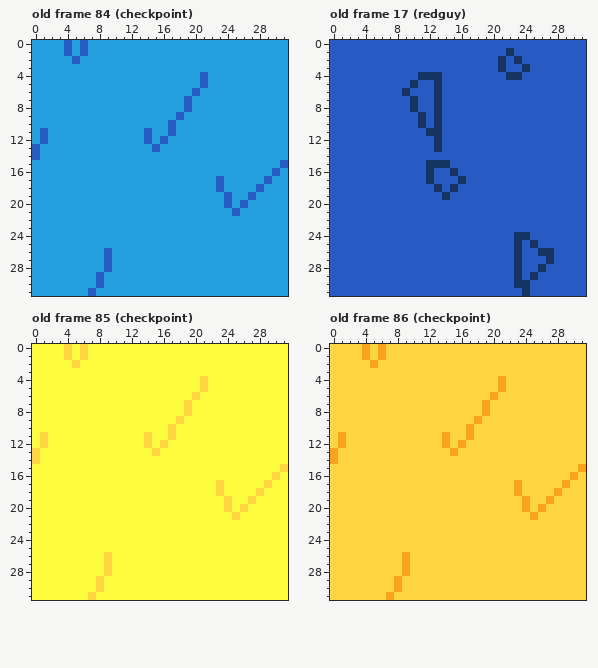
File history of a pixel-art file, ASSETs/graphics/patterns.aseprite. Above: the version before the commit.
32x32 pixels, 130 frames. Shown: old frame 84 (checkpoint), old frame 17 (redguy), old frame 85 (checkpoint), old frame 86 (checkpoint). The commit also changed other frames, which this record leaves out.
After:
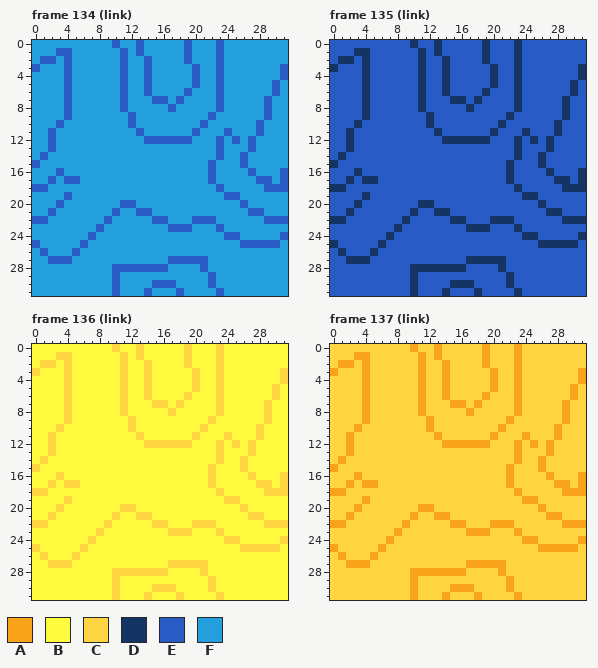
Palette (. is transparent): A #f9a31b  B #fffc40  C #ffd541  D #143464  E #285cc4  F #249fde
A new or re-ordered frame is compared with the old frame closest to it.
What changed:
frames 130 -> 141
Changed rows in their new state; - is an unchanged pixel.
Frame 134 (link) is new; against old frame 84 (checkpoint):
first column x 0:
 0 ----F-F---E--E-----E---E--------
 1 ---E--F----E-E-----E---E--------
 2 -EE-EF-----E--E----E---E--------
 3 E---E------E--E-----E--E-------E
 4 ----E------E--E-----EF-E-------E
 5 ----E------E--E-----EF-E------E-
 6 ----E------E--E----EF--E------E-
 7 ----E------E---EE-EF---E-----E--
 8 ----E------E-----E-F---E-----E--
 9 ----E-------E-----F---E------E--
10 ---E--------E----F---E------E---
11 -FE----------EF--F--E---E---E---
12 -FE------------E-EEE---E-E-E----
13 F-E------------F-------E---E----
14 FE---------------------E--E-----
15 E---------------------E---E----F
16 ---E------------------E----E--FE
17 --E-EE----------------EF----E--E
18 EE--------------------------FEEE
19 ----E--------------------E-F----
20 ---E-------EE-----------F-------
21 --E-------E--EE----------F-EE---
22 EE-------E-----EE---EEE------EEE
23 --------E--------EEE---E--------
24 -------E----------------EE-----E
25 E-----E-------------------EEEEE-
26 -E---E---F----------------------
27 --EEE----F-------EEEEE----------
28 ---------FEEEEEEE----E----------
29 --------F-E-----------E---------
30 --------F-E----EEE----E---------
31 -------F--E---E---E----E--------
Frame 135 (link) is new; against old frame 17 (redguy):
first column x 0:
 0 ----------D--D-----D---D--------
 1 ---DD------D-D-----D--ED--------
 2 -DD-D------D--D----D-E----------
 3 D---D------D--D-----DE-DE------D
 4 ----D-------EED-----D-E--------D
 5 ----D-----ED-ED-----D--D------D-
 6 ----D----E-D-ED----D---D------D-
 7 ----D-----ED-E-DD-D----D-----D--
 8 ----D-----ED-E---D-----D-----D--
 9 ----D------EDE--------D------D--
10 ---D-------EDE-------D------D---
11 --D---------E-------D---D---D---
12 --D----------EDDDDDD---D-D-D----
13 --D----------E---------D---D----
14 -D---------------------D--D-----
15 D-----------EEE-------D---D-----
16 ---D--------E--E------D----D---D
17 --D-DD------E---E-----D-----DD-D
18 DD-----------E-E-------D-----DDD
19 ----D---------E---------DD------
20 ---D-------DD-------------D-----
21 --D-------D--DD------------DD---
22 DD-------D-----DD---DDD------DDD
23 --------D--------DDD---D--------
24 -------D---------------E-D-----D
25 D-----D----------------E-EDDDDD-
26 -D---D-----------------E--EE----
27 --DDD------------DDDDD-E---E----
28 ----------DDDDDDD----D-E--E-----
29 ----------D-----------DE-E------
30 ----------D----DDD----DEE-------
31 ----------D---D---D----DE-------
Frame 136 (link) is new; against old frame 85 (checkpoint):
first column x 0:
 0 ----B-B---C--C-----C---C--------
 1 ---C--B----C-C-----C---C--------
 2 -CC-CB-----C--C----C---C--------
 3 C---C------C--C-----C--C-------C
 4 ----C------C--C-----CB-C-------C
 5 ----C------C--C-----CB-C------C-
 6 ----C------C--C----CB--C------C-
 7 ----C------C---CC-CB---C-----C--
 8 ----C------C-----C-B---C-----C--
 9 ----C-------C-----B---C------C--
10 ---C--------C----B---C------C---
11 -BC----------CB--B--C---C---C---
12 -BC------------C-CCC---C-C-C----
13 B-C------------B-------C---C----
14 BC---------------------C--C-----
15 C---------------------C---C----B
16 ---C------------------C----C--BC
17 --C-CC----------------CB----C--C
18 CC--------------------------BCCC
19 ----C--------------------C-B----
20 ---C-------CC-----------B-------
21 --C-------C--CC----------B-CC---
22 CC-------C-----CC---CCC------CCC
23 --------C--------CCC---C--------
24 -------C----------------CC-----C
25 C-----C-------------------CCCCC-
26 -C---C---B----------------------
27 --CCC----B-------CCCCC----------
28 ---------BCCCCCCC----C----------
29 --------B-C-----------C---------
30 --------B-C----CCC----C---------
31 -------B--C---C---C----C--------
Frame 137 (link) is new; against old frame 86 (checkpoint):
first column x 0:
 0 ----C-C---A--A-----A---A--------
 1 ---A--C----A-A-----A---A--------
 2 -AA-AC-----A--A----A---A--------
 3 A---A------A--A-----A--A-------A
 4 ----A------A--A-----AC-A-------A
 5 ----A------A--A-----AC-A------A-
 6 ----A------A--A----AC--A------A-
 7 ----A------A---AA-AC---A-----A--
 8 ----A------A-----A-C---A-----A--
 9 ----A-------A-----C---A------A--
10 ---A--------A----C---A------A---
11 -CA----------AC--C--A---A---A---
12 -CA------------A-AAA---A-A-A----
13 C-A------------C-------A---A----
14 CA---------------------A--A-----
15 A---------------------A---A----C
16 ---A------------------A----A--CA
17 --A-AA----------------AC----A--A
18 AA--------------------------CAAA
19 ----A--------------------A-C----
20 ---A-------AA-----------C-------
21 --A-------A--AA----------C-AA---
22 AA-------A-----AA---AAA------AAA
23 --------A--------AAA---A--------
24 -------A----------------AA-----A
25 A-----A-------------------AAAAA-
26 -A---A---C----------------------
27 --AAA----C-------AAAAA----------
28 ---------CAAAAAAA----A----------
29 --------C-A-----------A---------
30 --------C-A----AAA----A---------
31 -------C--A---A---A----A--------
Changed places in both pictures, as pixel boxes (x1, y1, x2, y2):
changed: (32, 40, 288, 296)
changed: (330, 40, 586, 296)
changed: (32, 344, 288, 600)
changed: (330, 344, 586, 600)
